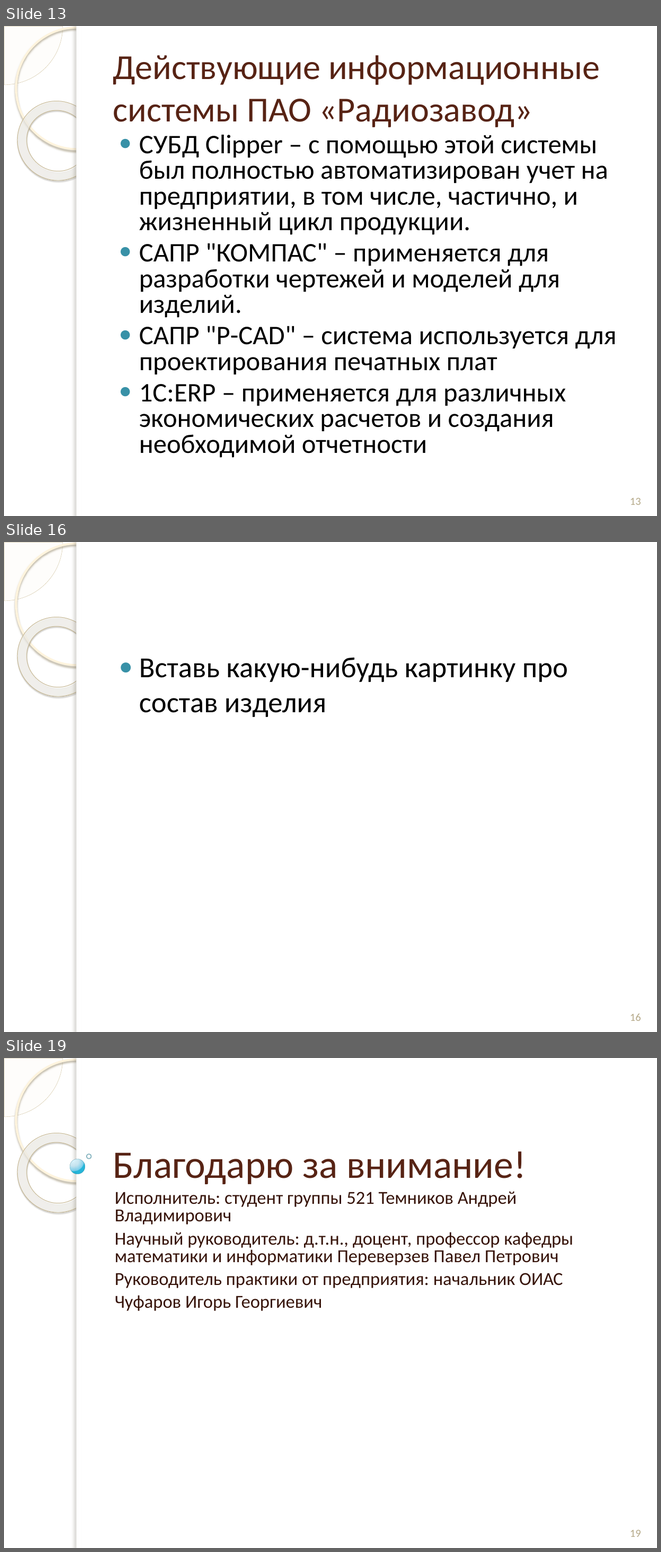
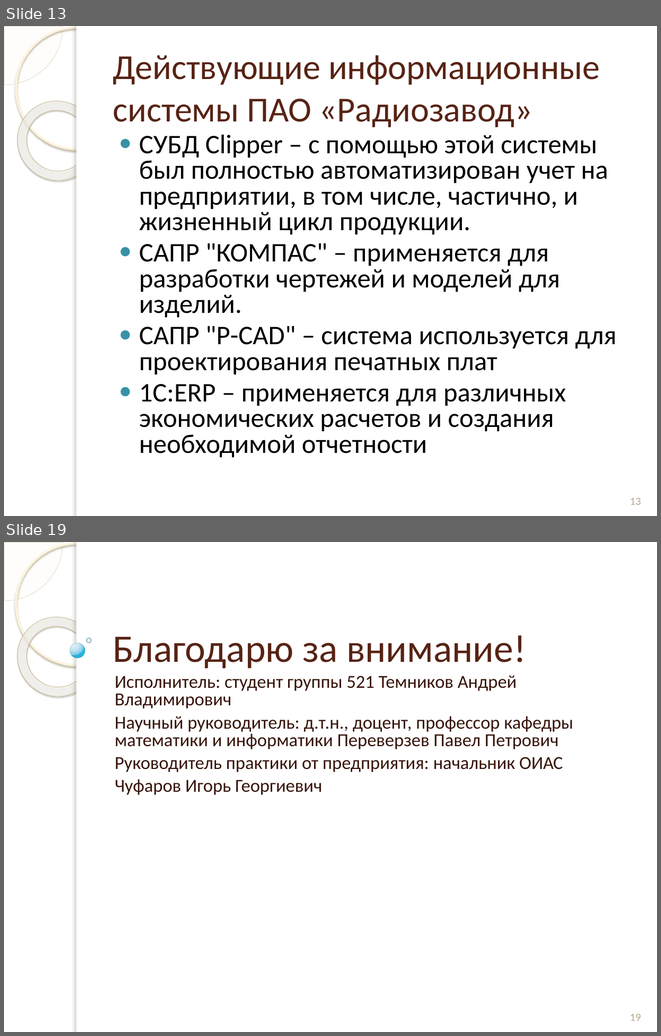
Before and after one commit to andreytemn/university, a slide deck: diplom/презентация к отчету.pptx. Shown one above the other, each under a label of ours: slides 13, 16 and 19 before the commit, slides 13 and 19 after it; the slides between them are not shown. The pictures are 661x1552 and 661x1036 pixels, drawn with LibreOffice and Linux fonts; fonts in the diff are those of the drawing; background and template pictures are left out. Boxes give left, top, right and bottom in pixels: in the first picture for what was removed or moved away, otherwise in the second. Text is boxed around its words. In the diff, an @@ line names an element or a change of style, - is before the commit and + after.

```diff
--- a/diplom/презентация к отчету.pptx
+++ b/diplom/презентация к отчету.pptx
@@ slide 16 removed at (4,542,657,1032), background picture (left out); not listed: 5 template elements that a slide beside it also shows @@
@@ text removed at (139,657,568,717) @@
-● Вставь какую-нибудь картинку про состав изделия
@@ page number removed at (630,1013,641,1021) @@
-16
```
Also in this commit, not shown: 1 slide changed, 4 slides added, 3 other slides removed, 4 other files.
